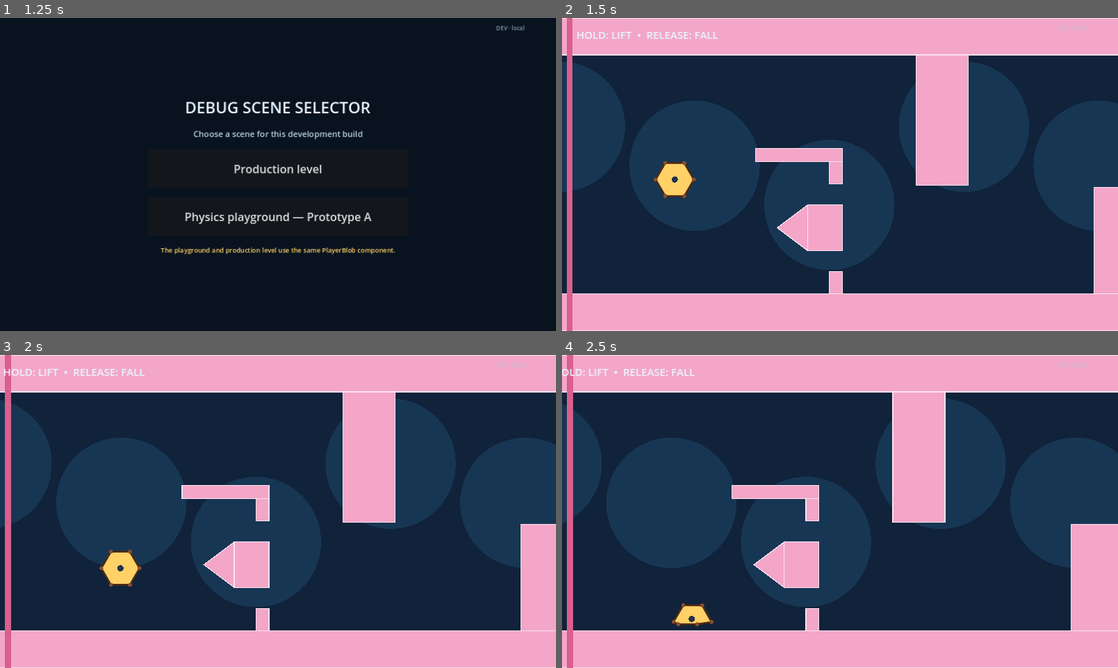
Above: before the commit, frames 1-4 (two rows, left to right).
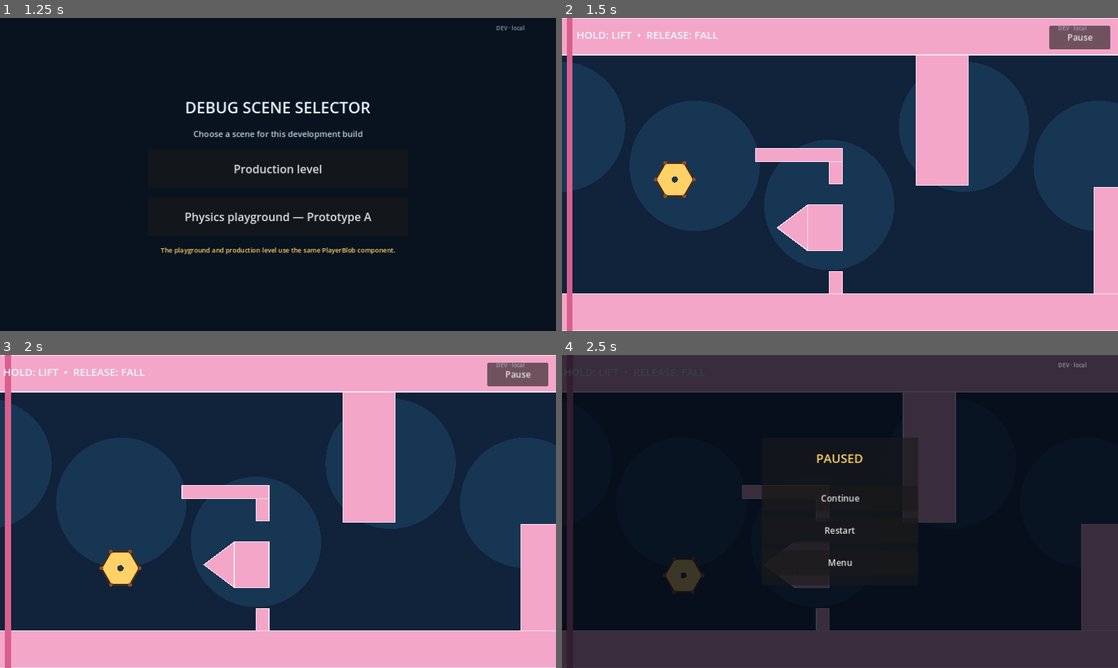
Above: after the commit, the same moments.

Repository: ted7007/test-ai-game
Game: Godot game, scene res://debug_launcher.tscn
Same seed, same stepped clock (60 frames per second), same inputs: the game is played once before the commit and once after it.
Inputs (mouse positions are in pixels of both pictures, inside the frame that each line leads up to):
- Up to frame 1 (1.25 s): click "DEV · local" at 0.5 s
- Up to frame 2 (1.5 s): click "Production level" at 1.25 s
- Up to frame 3 (2 s): no input
- Up to frame 4 (2.5 s): click (1079, 373) at 2 s, where only the run after the commit has a clickable "Pause"

Frame 1 is identical in both runs. In frame 2, 0.8% of the frame differs, in the area x 87-99%, y 2-10%; in frame 3, 0.8%; in frame 4, 100%, in the area x 0-100%, y 0-100%.
Error in both runs: Invalid assignment of property or key 'max_length' with value of type 'float' on a base object of type 'DampedSpringJoint2D'. (res://player/player_blob.gd:205)

Commit message:
Add shared pause menu

Diff:
--- a/experiments/physics_playground/physics_playground.gd
+++ b/experiments/physics_playground/physics_playground.gd
@@ -11,6 +11,7 @@
 const SPLIT_SPAWN_OFFSET := 14.0
 const SPLIT_SEPARATION_IMPULSE := 35.0
 const PLAYER_SCENE := preload("res://player/player_blob.tscn")
+const PAUSE_MENU_SCENE := preload("res://ui/pause_menu.tscn")
 
 @export var show_collider_guides := false
 @export_category("Camera pacing")
@@ -26,8 +27,7 @@
 var _players: Array[PlayerBlob] = []
 var _terrain_guides: Array[PackedVector2Array] = []
 var _terrain_colors: Array[Color] = []
-var _pause_button: Button
-var _game_over_label: Label
+var _pause_menu: GamePauseMenu
 var _camera_x := HALF_VIEW_WIDTH
 var _game_over := false
 var _has_split := false
@@ -78,78 +78,34 @@
 		elif event.keycode == KEY_F1:
 			show_collider_guides = not show_collider_guides
 			queue_redraw()
-		elif event.keycode == KEY_ESCAPE:
-			get_tree().change_scene_to_file("res://debug_launcher.tscn")
 
 func _build_mobile_controls() -> void:
-	var layer := CanvasLayer.new()
-	layer.process_mode = Node.PROCESS_MODE_ALWAYS
-	add_child(layer)
-	var controls := HBoxContainer.new()
-	controls.process_mode = Node.PROCESS_MODE_ALWAYS
-	controls.set_anchors_preset(Control.PRESET_TOP_RIGHT)
-	controls.position = Vector2(-337, 18)
-	controls.size = Vector2(319, 54)
-	controls.add_theme_constant_override("separation", 12)
-	layer.add_child(controls)
-	var restart := Button.new()
-	restart.text = "Restart"
-	restart.custom_minimum_size = Vector2(115, 54)
-	restart.pressed.connect(_restart)
-	controls.add_child(restart)
-	_pause_button = Button.new()
-	_pause_button.text = "Pause"
-	_pause_button.custom_minimum_size = Vector2(65, 54)
-	_pause_button.process_mode = Node.PROCESS_MODE_ALWAYS
-	_pause_button.pressed.connect(_toggle_pause)
-	controls.add_child(_pause_button)
-	var menu := Button.new()
-	menu.text = "Menu"
-	menu.custom_minimum_size = Vector2(115, 54)
-	menu.pressed.connect(_return_to_menu)
-	controls.add_child(menu)
-	_game_over_label = Label.new()
-	_game_over_label.process_mode = Node.PROCESS_MODE_ALWAYS
-	_game_over_label.set_anchors_preset(Control.PRESET_CENTER)
-	_game_over_label.position = Vector2(-300, -90)
-	_game_over_label.size = Vector2(600, 180)
-	_game_over_label.horizontal_alignment = HORIZONTAL_ALIGNMENT_CENTER
-	_game_over_label.vertical_alignment = VERTICAL_ALIGNMENT_CENTER
-	_game_over_label.add_theme_font_size_override("font_size", 32)
-	_game_over_label.add_theme_color_override("font_color", Color("ffd166"))
-	_game_over_label.visible = false
-	layer.add_child(_game_over_label)
+	_pause_menu = PAUSE_MENU_SCENE.instantiate() as GamePauseMenu
+	_pause_menu.restart_requested.connect(_restart)
+	_pause_menu.menu_requested.connect(_return_to_menu)
+	_pause_menu.pause_changed.connect(_on_pause_changed)
+	add_child(_pause_menu)
 
 func _restart() -> void:
 	_game_over = false
 	_has_split = false
 	_touch_lift = false
-	_game_over_label.visible = false
-	_pause_button.disabled = false
-	_set_paused(false)
+	_pause_menu.close_menu()
 	_reset_camera()
 	_clear_players()
 	_spawn_player(INITIAL_PLAYER_POSITION, 1.0, true, Vector2.ZERO, Vector2.ZERO)
 
-func _toggle_pause() -> void:
-	_set_paused(not get_tree().paused)
-
-func _set_paused(paused: bool) -> void:
+func _on_pause_changed(_paused: bool) -> void:
 	_touch_lift = false
 	for current_player in _players:
 		current_player.set_touch_lift(false)
-	get_tree().paused = paused
-	_pause_button.text = "Play" if paused else "Pause"
 
 func _game_over_now(reason: String) -> void:
 	_game_over = true
 	_touch_lift = false
 	for current_player in _players:
 		current_player.set_touch_lift(false)
-	_game_over_label.text = "GAME OVER\n%s\nTap Restart" % reason
-	_game_over_label.visible = true
-	_pause_button.disabled = true
-	get_tree().paused = true
+	_pause_menu.show_menu(false, "GAME OVER\n%s" % reason)
 
 func _reset_camera() -> void:
 	_camera_x = HALF_VIEW_WIDTH
@@ -221,7 +177,6 @@
 		_remove_player(current_player)
 
 func _return_to_menu() -> void:
-	_set_paused(false)
 	get_tree().change_scene_to_file("res://debug_launcher.tscn")
 
 func _build_course() -> void:
--- a/main.gd
+++ b/main.gd
@@ -13,6 +13,7 @@
 const SPLIT_SPAWN_OFFSET := 14.0
 const SPLIT_SEPARATION_IMPULSE := 35.0
 const PLAYER_SCENE := preload("res://player/player_blob.tscn")
+const PAUSE_MENU_SCENE := preload("res://ui/pause_menu.tscn")
 
 @export_category("Camera pacing")
 @export_range(0.0, 300.0, 5.0, "suffix:px/s") var camera_base_scroll_speed := 55.0
@@ -31,8 +32,7 @@
 var _won := false
 var _has_split := false
 var _touch_lift := false
-var _restart_button: Button
-var _status_label: Label
+var _pause_menu: GamePauseMenu
 
 func _ready() -> void:
 	_register_player($PlayerBlob)
@@ -97,8 +97,6 @@
 	_clear_players()
 	_spawn_player(INITIAL_PLAYER_POSITION, 1.0, true, Vector2.ZERO, Vector2.ZERO)
 	_reset_camera()
-	_status_label.visible = false
-	_restart_button.visible = false
 	DebugLog.event("Production level restarted")
 
 func _end_attempt(reason: String) -> void:
@@ -106,10 +104,7 @@
 	_touch_lift = false
 	for current_player in _players:
 		current_player.set_touch_lift(false)
-	_status_label.text = "GAME OVER\n%s" % reason
-	_status_label.visible = true
-	_restart_button.visible = true
-	get_tree().paused = true
+	_pause_menu.show_menu(false, "GAME OVER\n%s" % reason)
 	DebugLog.event("Production attempt ended", reason)
 
 func _win_level() -> void:
@@ -117,10 +112,7 @@
 	_touch_lift = false
 	for current_player in _players:
 		current_player.set_touch_lift(false)
-	_status_label.text = "FINISH!"
-	_status_label.visible = true
-	_restart_button.visible = true
-	get_tree().paused = true
+	_pause_menu.show_menu(false, "FINISH!")
 	DebugLog.event("Production level finished")
 
 func _reset_camera() -> void:
@@ -241,29 +233,19 @@
 	_terrain_colors.append(color)
 
 func _build_ui() -> void:
-	var layer := CanvasLayer.new()
-	layer.process_mode = Node.PROCESS_MODE_ALWAYS
-	add_child(layer)
-	_restart_button = Button.new()
-	_restart_button.process_mode = Node.PROCESS_MODE_ALWAYS
-	_restart_button.text = "Restart"
-	_restart_button.position = Vector2(1080, 18)
-	_restart_button.size = Vector2(170, 58)
-	_restart_button.add_theme_font_size_override("font_size", 22)
-	_restart_button.visible = false
-	_restart_button.pressed.connect(_restart)
-	layer.add_child(_restart_button)
-	_status_label = Label.new()
-	_status_label.process_mode = Node.PROCESS_MODE_ALWAYS
-	_status_label.set_anchors_preset(Control.PRESET_CENTER)
-	_status_label.position = Vector2(-300, -70)
-	_status_label.size = Vector2(600, 140)
-	_status_label.horizontal_alignment = HORIZONTAL_ALIGNMENT_CENTER
-	_status_label.vertical_alignment = VERTICAL_ALIGNMENT_CENTER
-	_status_label.add_theme_font_size_override("font_size", 42)
-	_status_label.add_theme_color_override("font_color", Color("ffd166"))
-	_status_label.visible = false
-	layer.add_child(_status_label)
+	_pause_menu = PAUSE_MENU_SCENE.instantiate() as GamePauseMenu
+	_pause_menu.restart_requested.connect(_restart)
+	_pause_menu.menu_requested.connect(_return_to_menu)
+	_pause_menu.pause_changed.connect(_on_pause_changed)
+	add_child(_pause_menu)
+
+func _on_pause_changed(_paused: bool) -> void:
+	_touch_lift = false
+	for current_player in _players:
+		current_player.set_touch_lift(false)
+
+func _return_to_menu() -> void:
+	get_tree().change_scene_to_file("res://debug_launcher.tscn")
 
 func _publish_debug_data(delta: float) -> void:
 	var state := "game_over" if _game_over else ("finished" if _won else "playing")
--- /dev/null
+++ b/ui/pause_menu.gd
@@ -0,0 +1,119 @@
+class_name GamePauseMenu
+extends CanvasLayer
+
+signal restart_requested
+signal menu_requested
+signal pause_changed(paused: bool)
+
+var _overlay: ColorRect
+var _pause_button: Button
+var _continue_button: Button
+var _title_label: Label
+var _menu_open := false
+
+func _ready() -> void:
+	process_mode = Node.PROCESS_MODE_ALWAYS
+	_build_ui()
+
+func show_menu(allow_continue := true, title := "PAUSED") -> void:
+	_title_label.text = title
+	_continue_button.visible = allow_continue
+	_overlay.visible = true
+	_pause_button.visible = false
+	if not _menu_open:
+		_menu_open = true
+		get_tree().paused = true
+		pause_changed.emit(true)
+
+func close_menu() -> void:
+	var was_open := _menu_open
+	_menu_open = false
+	_overlay.visible = false
+	_pause_button.visible = true
+	get_tree().paused = false
+	if was_open:
+		pause_changed.emit(false)
+
+func is_menu_open() -> bool:
+	return _menu_open
+
+func _unhandled_input(event: InputEvent) -> void:
+	if not event is InputEventKey or not event.pressed or event.echo or event.keycode != KEY_ESCAPE:
+		return
+	if _menu_open:
+		if _continue_button.visible:
+			close_menu()
+	else:
+		show_menu()
+	get_viewport().set_input_as_handled()
+
+func _build_ui() -> void:
+	var root := Control.new()
+	root.set_anchors_and_offsets_preset(Control.PRESET_FULL_RECT)
+	root.mouse_filter = Control.MOUSE_FILTER_IGNORE
+	add_child(root)
+
+	_pause_button = Button.new()
+	_pause_button.text = "Pause"
+	_pause_button.process_mode = Node.PROCESS_MODE_ALWAYS
+	_pause_button.set_anchors_preset(Control.PRESET_TOP_RIGHT)
+	_pause_button.position = Vector2(-158, 18)
+	_pause_button.size = Vector2(140, 54)
+	_pause_button.add_theme_font_size_override("font_size", 20)
+	_pause_button.pressed.connect(show_menu)
+	root.add_child(_pause_button)
+
+	_overlay = ColorRect.new()
+	_overlay.process_mode = Node.PROCESS_MODE_ALWAYS
+	_overlay.set_anchors_and_offsets_preset(Control.PRESET_FULL_RECT)
+	_overlay.color = Color(0.02, 0.04, 0.08, 0.78)
+	_overlay.mouse_filter = Control.MOUSE_FILTER_STOP
+	_overlay.visible = false
+	root.add_child(_overlay)
+
+	var panel := PanelContainer.new()
+	panel.set_anchors_preset(Control.PRESET_CENTER)
+	panel.position = Vector2(-180, -170)
+	panel.size = Vector2(360, 340)
+	_overlay.add_child(panel)
+
+	var content := VBoxContainer.new()
+	content.add_theme_constant_override("separation", 16)
+	panel.add_child(content)
+
+	_title_label = Label.new()
+	_title_label.custom_minimum_size = Vector2(320, 95)
+	_title_label.horizontal_alignment = HORIZONTAL_ALIGNMENT_CENTER
+	_title_label.vertical_alignment = VERTICAL_ALIGNMENT_CENTER
+	_title_label.autowrap_mode = TextServer.AUTOWRAP_WORD_SMART
+	_title_label.add_theme_font_size_override("font_size", 28)
+	_title_label.add_theme_color_override("font_color", Color("ffd166"))
+	content.add_child(_title_label)
+
+	_continue_button = _make_menu_button("Continue")
+	_continue_button.pressed.connect(close_menu)
+	content.add_child(_continue_button)
+
+	var restart_button := _make_menu_button("Restart")
+	restart_button.pressed.connect(_on_restart_pressed)
+	content.add_child(restart_button)
+
+	var menu_button := _make_menu_button("Menu")
+	menu_button.pressed.connect(_on_menu_pressed)
+	content.add_child(menu_button)
+
+func _make_menu_button(label: String) -> Button:
+	var button := Button.new()
+	button.text = label
+	button.process_mode = Node.PROCESS_MODE_ALWAYS
+	button.custom_minimum_size = Vector2(320, 58)
+	button.add_theme_font_size_override("font_size", 20)
+	return button
+
+func _on_restart_pressed() -> void:
+	close_menu()
+	restart_requested.emit()
+
+func _on_menu_pressed() -> void:
+	close_menu()
+	menu_requested.emit()
--- /dev/null
+++ b/ui/pause_menu.tscn
@@ -0,0 +1,7 @@
+[gd_scene load_steps=2 format=3]
+
+[ext_resource path="res://ui/pause_menu.gd" type="Script" id="1_pause"]
+
+[node name="PauseMenu" type="CanvasLayer"]
+layer = 20
+script = ExtResource("1_pause")
